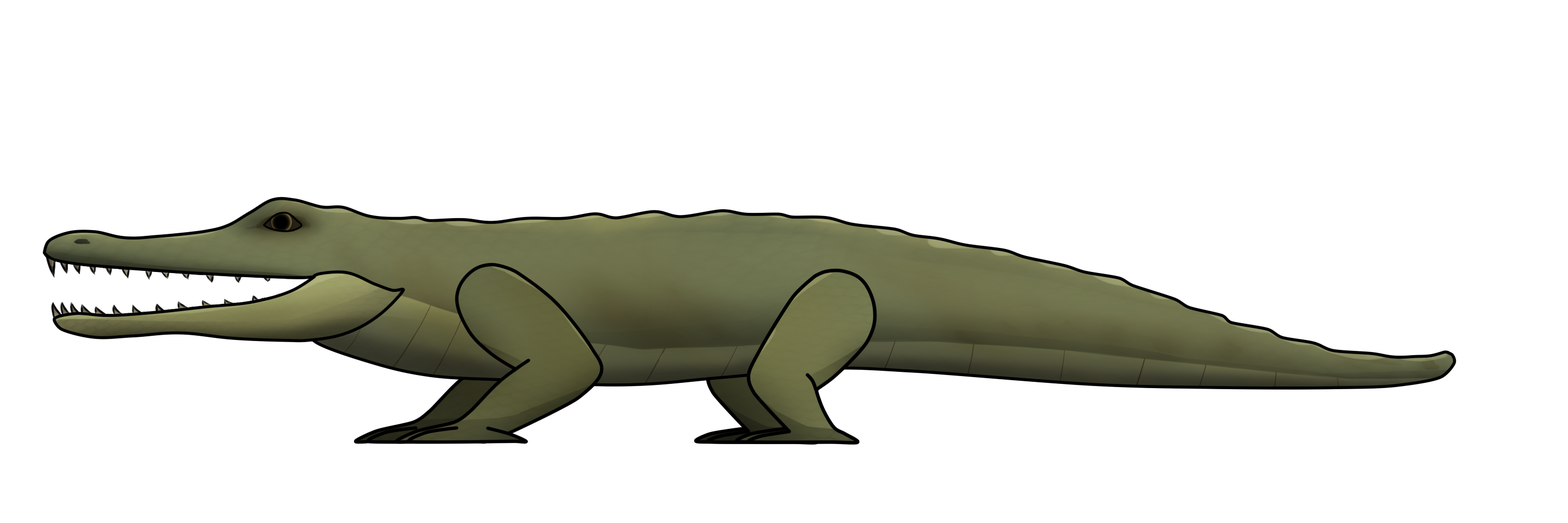
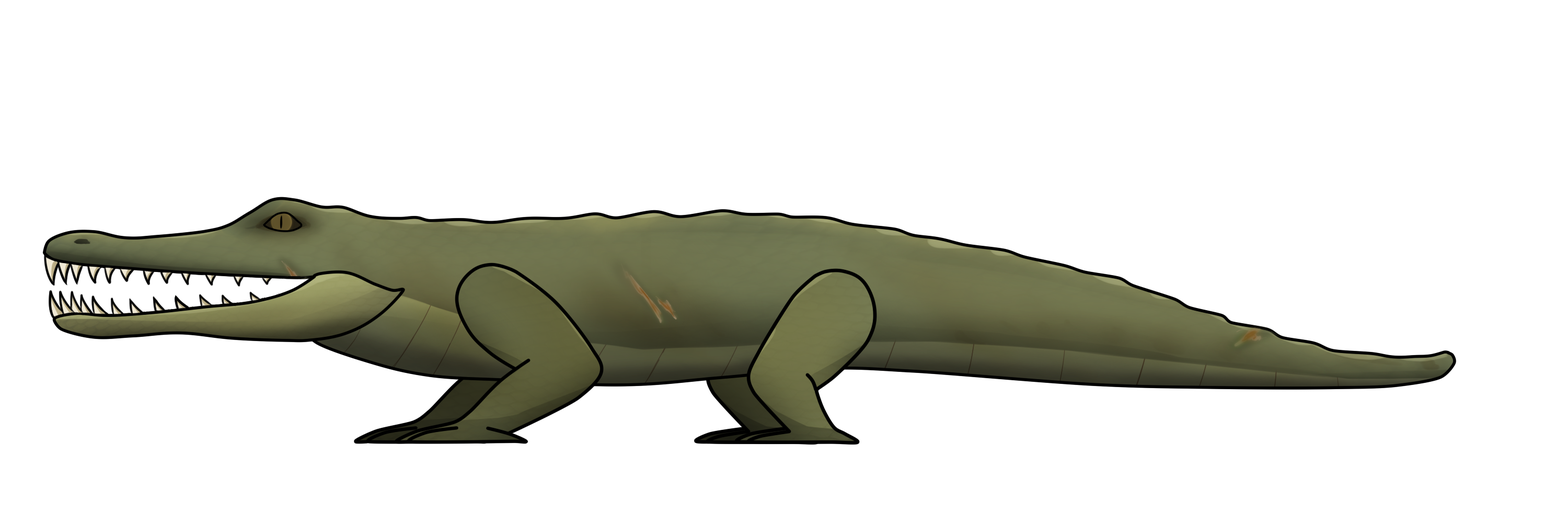
Revision of a layered w=1568, h=523 image; what changed, layer by layer:
painted on "Mandibola" over [48, 269, 312, 319]
renamed "Occhio" to "Gamba Davanti 2", moved it above "Corpo", painted on it over [258, 213, 679, 326]
painted on "Corpo" over [43, 213, 1282, 352]
added layer "Occhio" over [268, 213, 295, 231]
